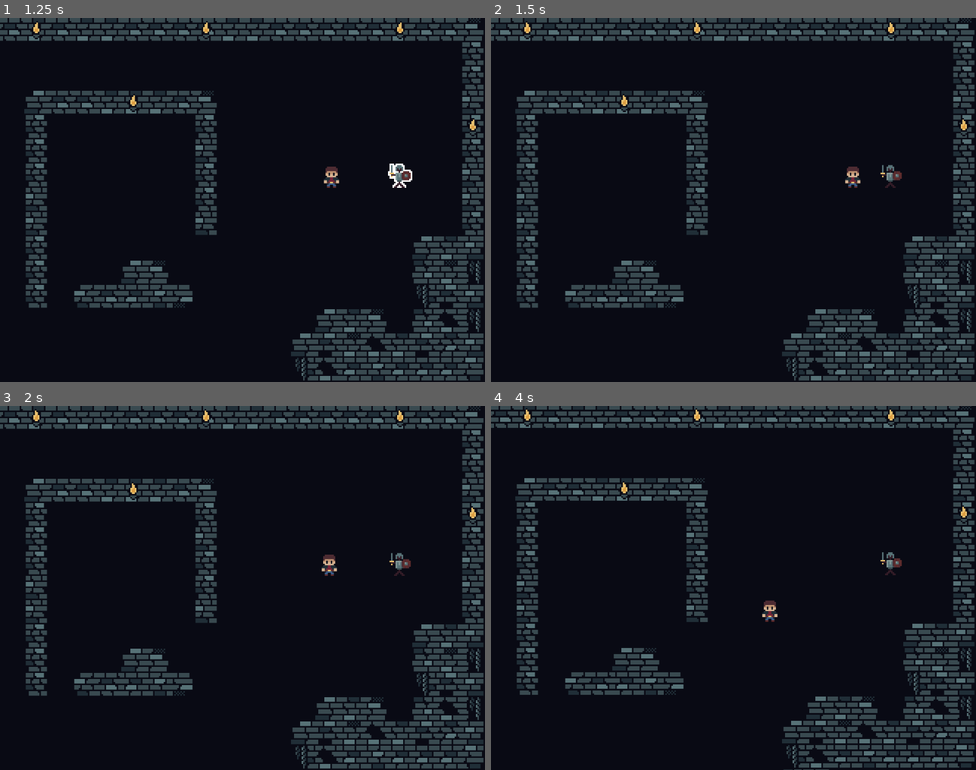
Above: before the commit, frames 1-4 (two rows, left to right).
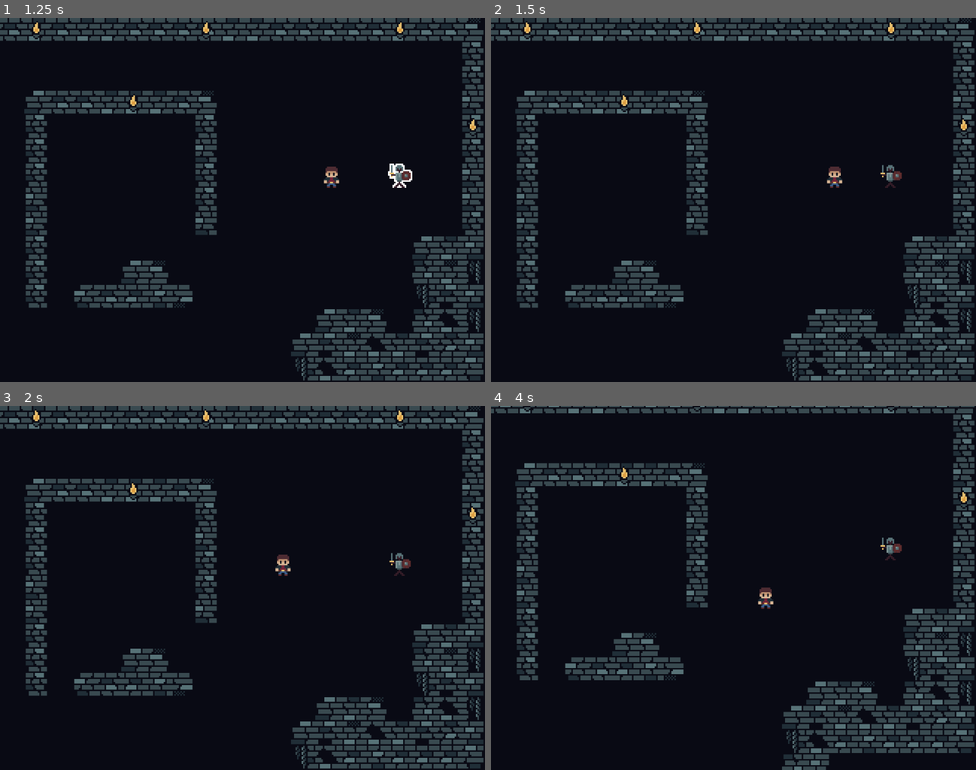
Above: after the commit, the same moments.

Repository: Paraldos/vampire-game
Game: Godot game, scene res://level/graveyard.tscn
Same seed, same stepped clock (60 frames per second), same inputs: the game is played once before the commit and once after it.
Inputs (mouse positions are in pixels of both pictures, inside the frame that each line leads up to):
- Up to frame 1 (1.25 s): tap Enter at 0.5 s; move the mouse to (397, 174) at 0.52 s; tap Space (action) at 0.6 s; click (397, 174) at 0.8 s
- Up to frame 2 (1.5 s): move the mouse to (636, 218) at 1.27 s; click (636, 218) at 1.35 s
- Up to frame 3 (2 s): tap Space (action) at 1.55 s
- Up to frame 4 (4 s): move the mouse to (782, 507) at 2.02 s; tap Space (action) at 2.1, 3.05, 3.6 s; click (782, 507) at 2.3 s; move the mouse to (709, 660) at 2.77 s; click (709, 660) at 2.85 s; move the mouse to (879, 642) at 3.52 s; click (879, 642) at 3.8 s

Frame 1 is identical in both runs. In frame 2, 0.3% of the frame differs, in the area x 69-77%, y 40-47%; in frame 3, 0.3%; in frame 4, 21%, in the area x 0-100%, y 0-100%.

Commit message:
refactored movement helper into their own script

Diff:
--- /dev/null
+++ b/player/movement_helper.gd
@@ -0,0 +1,41 @@
+extends Node2D
+
+func get_tile_path(target_cell) -> Array[Vector2i]:
+	var player_cell: Vector2i = Utils.map.local_to_map(global_position)
+	return Utils.map.get_astar_path(player_cell, target_cell)
+
+func get_position_path(target_position) -> Array[Vector2]:
+	var tile_path = get_tile_path(Utils.map.local_to_map(target_position))
+	return tile_path_to_cell_path(tile_path)
+
+func tile_path_to_cell_path(tile_path : Array[Vector2i]):
+	var pos_path : Array[Vector2]
+	for tile in tile_path:
+		pos_path.append(Utils.map.map_to_local(tile))
+	if pos_path.size() > 0 and global_position.distance_to(pos_path[0]) < 1.0:
+		pos_path.pop_front()
+	return pos_path
+
+func get_path_to_target(target_pos : Vector2) -> Array[Vector2]:
+	var player_cell: Vector2i = Utils.map.local_to_map(global_position)
+	var target_cell = Utils.map.local_to_map(target_pos)
+	var surronding_cells = [
+		target_cell + Vector2i(1,0),
+		target_cell + Vector2i(-1,0),
+		target_cell + Vector2i(0,1),
+		target_cell + Vector2i(0,-1),
+	]
+	if surronding_cells.has(player_cell):
+		return [] as Array[Vector2]
+	var best_path: Array[Vector2i] = []
+	for cell in surronding_cells:
+		if not Utils.map.astar_grid.region.has_point(cell):
+			continue
+		if Utils.map.astar_grid.is_point_solid(cell):
+			continue
+		var p: Array[Vector2i] = get_tile_path(cell)
+		if p.is_empty():
+			continue
+		if best_path.size() == 0 or p.size() < best_path.size():
+			best_path = p
+	return tile_path_to_cell_path(best_path)
--- a/player/player.gd
+++ b/player/player.gd
@@ -1,4 +1,6 @@
 extends Node2D
+
+@onready var movement_helper: Node2D = %MovementHelper
 
 var path : Array[Vector2]
 var current_target: Vector2
@@ -10,8 +12,6 @@
 	SignalController.left_clicked_floor.connect(_on_left_clicked_floor)
 
 func _physics_process(delta: float) -> void:
-	# if Input.is_action_just_pressed('left_click'):
-	# 	_on_left_click()
 	if not moving and path.size() > 0:
 		current_target = path.pop_front()
 		moving = true
@@ -19,57 +19,14 @@
 		_move(delta)
 
 func _on_left_clicked_floor(target_cell):
-	var tile_path = _get_tile_path(target_cell)
-	path = _tile_path_to_cell_path(tile_path)
+	var tile_path = movement_helper.get_tile_path(target_cell)
+	path = movement_helper.tile_path_to_cell_path(tile_path)
 
 func _on_left_click_enemy(enemy : Enemy):
-	path = _get_path_to_target(enemy.global_position)
+	path = movement_helper.get_path_to_target(enemy.global_position)
 
 func _move(delta: float) -> void:
 	global_position = global_position.move_toward(current_target, speed * delta)
 	if global_position.distance_to(current_target) < 0.01:
 		global_position = current_target
 		moving = false
-
-# ========================================= Helper
-func _get_tile_path(target_cell) -> Array[Vector2i]:
-	var player_cell: Vector2i = Utils.map.local_to_map(global_position)
-	if path.size() > 0:
-		player_cell = Utils.map.local_to_map(path[0])
-	return Utils.map.get_astar_path(player_cell, target_cell)
-
-func _get_path(target_position) -> Array[Vector2]:
-	var tile_path = _get_tile_path(Utils.map.local_to_map(target_position))
-	return _tile_path_to_cell_path(tile_path)
-
-func _tile_path_to_cell_path(tile_path : Array[Vector2i]):
-	var pos_path : Array[Vector2]
-	for tile in tile_path:
-		pos_path.append(Utils.map.map_to_local(tile))
-	if pos_path.size() > 0 and global_position.distance_to(pos_path[0]) < 1.0:
-		pos_path.pop_front()
-	return pos_path
-
-func _get_path_to_target(target_pos : Vector2) -> Array[Vector2]:
-	var player_cell: Vector2i = Utils.map.local_to_map(global_position)
-	var target_cell = Utils.map.local_to_map(target_pos)
-	var surronding_cells = [
-		target_cell + Vector2i(1,0),
-		target_cell + Vector2i(-1,0),
-		target_cell + Vector2i(0,1),
-		target_cell + Vector2i(0,-1),
-	]
-	if surronding_cells.has(player_cell):
-		return [] as Array[Vector2]
-	var best_path: Array[Vector2i] = []
-	for cell in surronding_cells:
-		if not Utils.map.astar_grid.region.has_point(cell):
-			continue
-		if Utils.map.astar_grid.is_point_solid(cell):
-			continue
-		var p: Array[Vector2i] = _get_tile_path(cell)
-		if p.is_empty():
-			continue
-		if best_path.size() == 0 or p.size() < best_path.size():
-			best_path = p
-	return _tile_path_to_cell_path(best_path)
--- a/player/player.tscn
+++ b/player/player.tscn
@@ -1,9 +1,10 @@
-[gd_scene load_steps=5 format=3 uid="uid://bmvw4pnmvyhoh"]
+[gd_scene load_steps=6 format=3 uid="uid://bmvw4pnmvyhoh"]
 
 [ext_resource type="Texture2D" uid="uid://babnkhcgcxvah" path="res://assets/images/player-Sheet.png" id="1_4flbx"]
 [ext_resource type="Script" uid="uid://ctnu6tr34hsdb" path="res://player/player.gd" id="1_onrkg"]
 [ext_resource type="Texture2D" uid="uid://dx75gk7exnmy1" path="res://assets/images/frame.png" id="3_g1dw6"]
 [ext_resource type="Script" uid="uid://c3cgjqfe5hsnq" path="res://player/player_camera.gd" id="4_yw30f"]
+[ext_resource type="Script" uid="uid://bse6s1xfrd5wh" path="res://player/movement_helper.gd" id="5_qjkh3"]
 
 [node name="Player" type="Node2D"]
 script = ExtResource("1_onrkg")
@@ -20,3 +21,7 @@
 unique_name_in_owner = true
 position_smoothing_enabled = true
 script = ExtResource("4_yw30f")
+
+[node name="MovementHelper" type="Node2D" parent="."]
+unique_name_in_owner = true
+script = ExtResource("5_qjkh3")
Not shown, added: player/movement_helper.gd.uid
